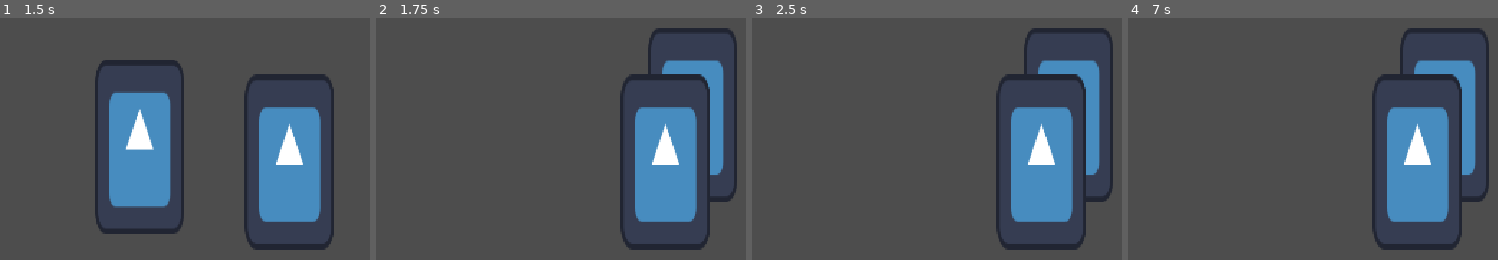
Above: before the commit, frames 1-4 (left to right).
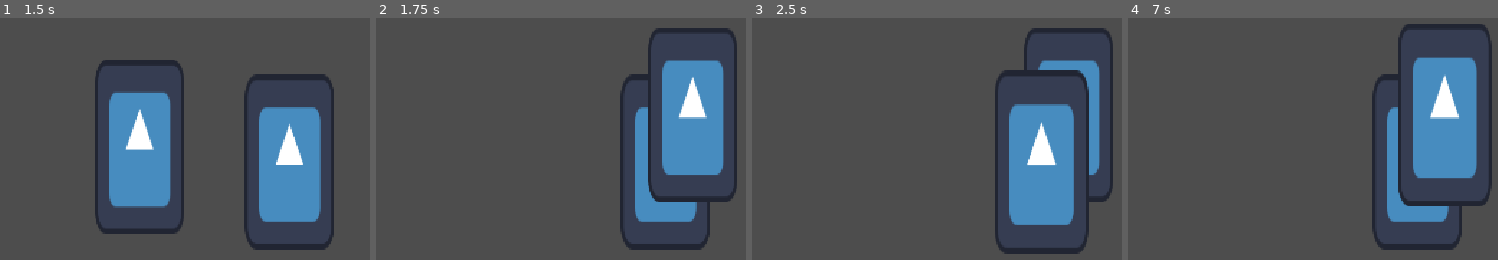
Above: after the commit, the same moments.

Repository: SevvyP/card-game
Game: Godot game, scene res://scenes/main.tscn
Same seed, same stepped clock (60 frames per second), same inputs: the game is played once before the commit and once after it. The engine's default icon, where the game draws it, is replaced by a stand-in: a white triangle on a blue panel in a dark square.
Inputs (mouse positions are in pixels of both pictures, inside the frame that each line leads up to):
- Up to frame 1 (1.5 s): tap Enter at 0.5 s; move the mouse to (358, 165) at 0.52 s; click (358, 165) at 0.67 s; tap Space at 1.25 s; drag from (22, 209) to (288, 163) at 1.27 s
- Up to frame 2 (1.75 s): no input
- Up to frame 3 (2.5 s): move the mouse to (1014, 88) at 2.02 s; click (1014, 88) at 2.17 s
- Up to frame 4 (7 s): tap Enter at 2.75, 4.25 s; drag from (outside the picture) to (1416, 163) at 2.77 s; tap Space at 3.5, 5 s; move the mouse to (outside the picture) at 3.52 s; click (outside the picture) at 3.67 s; drag from (outside the picture) to (1190, 73) at 4.27 s; move the mouse to (1353, 187) at 5.02 s; click (1353, 187) at 5.17 s; drag from (1190, 73) to (1446, 114) at 5.77 s; move the mouse to (1486, 165) at 6.52 s; click (1486, 165) at 6.67 s

Frame 1 is identical in both runs. In frame 2, 6.3% of the frame differs, in the area x 73-91%, y 23-77%; in frame 3, 4.2%; in frame 4, 9.3%, in the area x 72-99%, y 2-78%.
Error after the commit: Invalid assignment of property or key 'scale' with value of type 'Vector2' on a base object of type 'Nil'. (res://scripts/card_manager.gd:38)

Commit message:
feat: add card hover effects

Diff:
--- a/prefabs/card.tscn
+++ b/prefabs/card.tscn
@@ -1,11 +1,13 @@
 [gd_scene format=3 uid="uid://ccq30qp7uqmu2"]
 
+[ext_resource type="Script" uid="uid://71s8sm32lxfb" path="res://scripts/card.gd" id="1_5tooj"]
 [ext_resource type="Texture2D" uid="uid://jpj62fdwf0e0" path="res://icon.svg" id="1_8g2q7"]
 
 [sub_resource type="RectangleShape2D" id="RectangleShape2D_31sbn"]
 size = Vector2(128, 248)
 
 [node name="card" type="Area2D" unique_id=559843521]
+script = ExtResource("1_5tooj")
 metadata/_edit_group_ = true
 
 [node name="CollisionShape2D" type="CollisionShape2D" parent="." unique_id=570144800]
@@ -14,3 +16,6 @@
 [node name="card_image" type="Sprite2D" parent="." unique_id=1979416769]
 scale = Vector2(1, 1.9609375)
 texture = ExtResource("1_8g2q7")
+
+[connection signal="mouse_entered" from="." to="." method="_on_mouse_entered"]
+[connection signal="mouse_exited" from="." to="." method="_on_mouse_exited"]
--- /dev/null
+++ b/scripts/card.gd
@@ -0,0 +1,22 @@
+extends Area2D
+
+signal hovered
+signal hovered_off
+
+# Called when the node enters the scene tree for the first time.
+func _ready() -> void:
+	# all cards must be a child of card manager or this will error
+	get_parent().connect_card_signals(self)
+
+
+# Called every frame. 'delta' is the elapsed time since the previous frame.
+func _process(delta: float) -> void:
+	pass
+
+
+func _on_mouse_entered() -> void:
+	emit_signal("hovered", self)
+
+
+func _on_mouse_exited() -> void:
+	emit_signal("hovered_off", self)
--- a/scripts/card_manager.gd
+++ b/scripts/card_manager.gd
@@ -2,9 +2,10 @@
 
 const COLLISION_MASK_CARD = 1
 
-var card_being_dragged
-var screen_size
+var card_being_dragged : Area2D
+var screen_size : Vector2
 var offset = Vector2(0,0)
+var is_hovering_on_card : bool
 
 # Called when the node enters the scene tree for the first time.
 func _ready() -> void:
@@ -23,10 +24,59 @@
 			# raycast check for card
 			var card = raycast_check_for_card()
 			if card:
-				card_being_dragged = card
+				start_drag(card)
 				offset = get_global_mouse_position() - card.position
 		else:
-			card_being_dragged = null
+			finish_drag()
+
+
+func start_drag(card):
+	card_being_dragged = card
+	card.scale = Vector2(1, 1)
+
+func finish_drag():
+	card_being_dragged.scale = Vector2(1.05, 1.05)
+	card_being_dragged = null
+
+func connect_card_signals(card):
+	card.connect("hovered", on_hovered_over_card)
+	card.connect("hovered_off", on_hovered_off_card)
+
+func on_hovered_over_card(card):
+	if !is_hovering_on_card:
+		is_hovering_on_card = true
+		highlight_card(card, true)
+
+func on_hovered_off_card(card):
+	if !card_being_dragged:
+		highlight_card(card, false)
+		# check if user hovered off card staight onto another card
+		var new_card_hovered = raycast_check_for_card()
+		if new_card_hovered:
+			highlight_card(new_card_hovered, true)
+		else:
+			is_hovering_on_card = false
+
+func highlight_card(card, hovered):
+	if hovered:
+		card.scale = Vector2(1.05, 1.05)
+		card.z_index = 2
+	else:
+		card.scale = Vector2(1, 1)
+		card.z_index = 1
+
+func get_card_with_highest_z_index(cards):
+	# assume the first card passed in has the highest z index
+	var highest_z_card = cards[0].collider
+	var highest_z_index = highest_z_card.z_index
+
+	# loop through the rest of the cards checking for a higher z index
+	for i in range(1, cards.size()):
+		if cards[i].collider.z_index > highest_z_index:
+			highest_z_card = cards[i].collider
+			highest_z_index = highest_z_card.z_index
+
+	return highest_z_card
 
 func raycast_check_for_card():
 	var space_state = get_world_2d().direct_space_state
@@ -36,6 +86,6 @@
 	parameters.collision_mask = COLLISION_MASK_CARD
 	var result = space_state.intersect_point(parameters)
 	if result.size() > 0:
-		return result[0].collider
+		return get_card_with_highest_z_index(result)
 	else:
 		return null
Not shown, added: scripts/card.gd.uid
